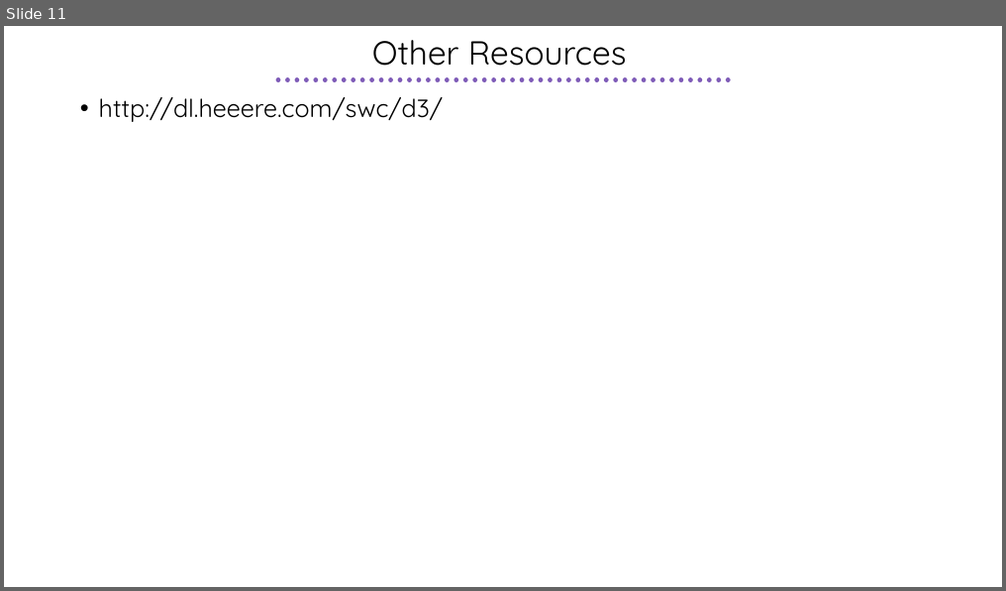
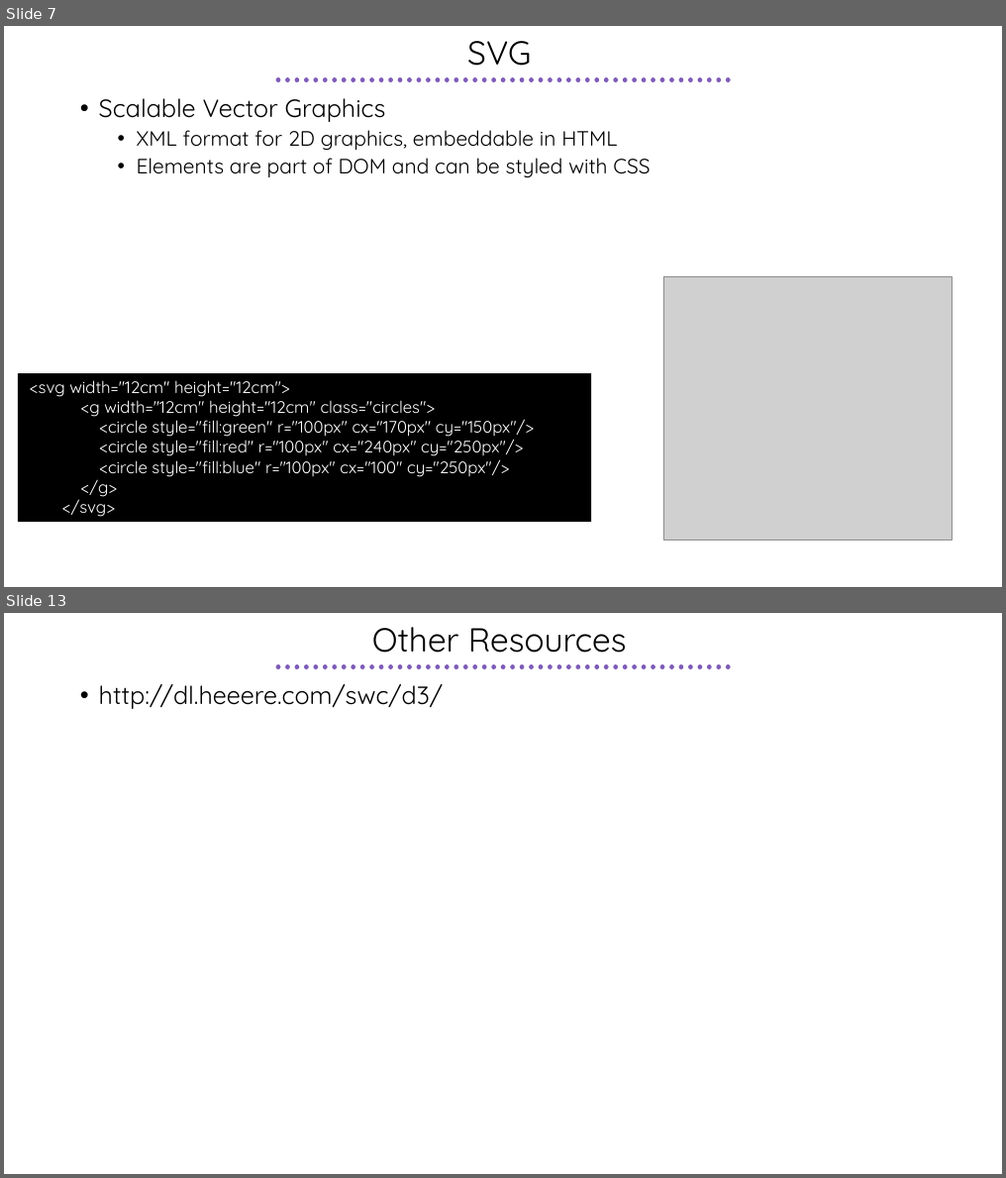
Before and after one commit to febret/intro2D3, a slide deck: Intro2D3.pptx. Shown one above the other, each under a label of ours: slide 11 before the commit, slides 7 and 13 after it; the slides between them are not shown. The pictures are 1006x591 and 1006x1178 pixels, drawn with LibreOffice and Linux fonts; fonts in the diff are those of the drawing; grey boxes stand for pictures. Boxes give left, top, right and bottom in pixels: in the first picture for what was removed or moved away, otherwise in the second. Text is boxed around its words. In the diff, an @@ line names an element or a change of style, - is before the commit and + after.

```diff
--- a/Intro2D3.pptx
+++ b/Intro2D3.pptx
@@ slide 7 added at (4, 26, 1002, 587), background #FFFFFF; not listed: 1 template element that a slide beside it also shows @@
@@ title added at (467, 41, 531, 66), 32 pt, text #000000 @@
+SVG
@@ text added at (99, 98, 649, 178), 20 pt, text #000000 @@
+• Scalable Vector Graphics
+  • XML format for 2D graphics, embeddable in HTML
+  • Elements are part of DOM and can be styled with CSS
@@ picture added at (663, 276, 952, 540) @@
@@ rectangle added at (18, 373, 591, 522), fill #000000, 16 pt, text #FFFFFF @@
+<svg width="12cm" height="12cm">
+<g width="12cm" height="12cm" class="circles">
+<circle style="fill:green" r="100px" cx="170px" cy="150px"/>
+<circle style="fill:red" r="100px" cx="240px" cy="250px"/>
+<circle style="fill:blue" r="100px" cx="100" cy="250px"/>
+</g>
+</svg>
@@ what was slide 11 is now slide 13 @@
```
Also in this commit, not shown: 4 slides changed, 3 other slides added, 2 slides removed.
